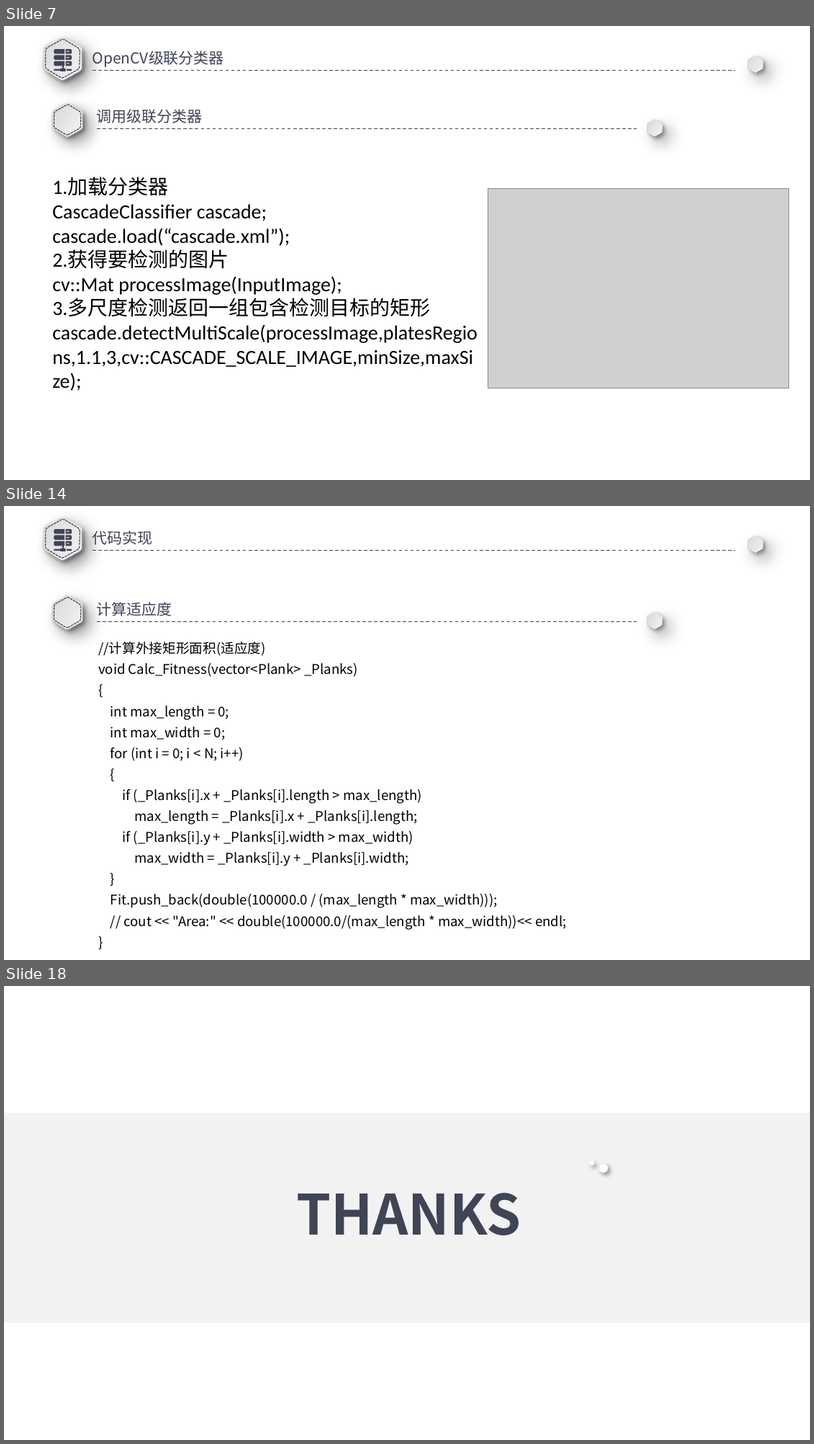
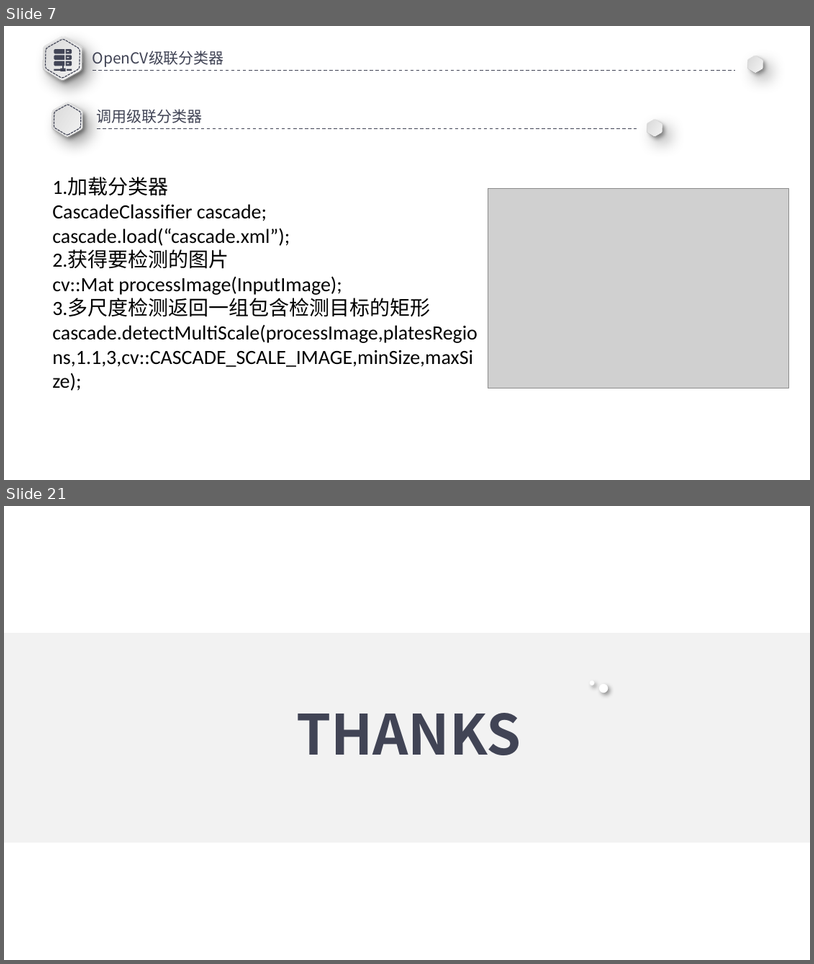
Before and after one commit to A7yanG/GA_Plank, a slide deck: 车牌.pptx. Shown one above the other, each under a label of ours: slides 7, 14 and 18 before the commit, slides 7 and 21 after it; the slides between them are not shown. The pictures are 814x1444 and 814x964 pixels, drawn with LibreOffice and Linux fonts; fonts in the diff are those of the drawing; grey boxes stand for pictures. Boxes give left, top, right and bottom in pixels: in the first picture for what was removed or moved away, otherwise in the second. Text is boxed around its words. In the diff, an @@ line names an element or a change of style, - is before the commit and + after.

```diff
--- a/车牌.pptx
+++ b/车牌.pptx
@@ slide 14 removed at bbox=[4, 506, 810, 960], background #FFFFFF @@
@@ freeform shape removed at bbox=[33, 510, 92, 568] @@
@@ freeform shape removed at bbox=[35, 512, 90, 566] @@
@@ freeform shape removed at bbox=[37, 514, 88, 564] @@
@@ freeform shape removed at bbox=[54, 529, 72, 551] @@
@@ text removed at bbox=[93, 530, 153, 545] @@
-  代码实现
@@ freeform shape removed at bbox=[745, 533, 767, 555] @@
@@ freeform shape removed at bbox=[745, 533, 766, 554] @@
@@ line removed from (93, 551) to (736, 551) @@
@@ freeform shape removed at bbox=[44, 590, 90, 636] @@
@@ freeform shape removed at bbox=[46, 592, 90, 634] @@
@@ freeform shape removed at bbox=[48, 593, 87, 631] @@
@@ text removed at bbox=[97, 602, 172, 616] @@
-  计算适应度
@@ freeform shape removed at bbox=[644, 610, 666, 632] @@
@@ freeform shape removed at bbox=[644, 610, 666, 631] @@
@@ line removed from (97, 621) to (637, 621) @@
@@ text removed at bbox=[98, 641, 567, 929] @@
-//计算外接矩形面积(适应度)
-void Calc_Fitness(vector<Plank> _Planks)
-{
-int max_length = 0;
-int max_width = 0;
-for (int i = 0; i < N; i++)
-{
-if (_Planks[i].x + _Planks[i].length > max_length)
-max_length = _Planks[i].x + _Planks[i].length;
-if (_Planks[i].y + _Planks[i].width > max_width)
-max_width = _Planks[i].y + _Planks[i].width;
-}
-Fit.push_back(double(100000.0 / (max_length * max_width)));
-// cout << "Area:" << double(100000.0/(max_length * max_width))<< endl;
-}
@@ what was slide 18 is now slide 21 @@
```
Also in this commit, not shown: 1 slide changed, 12 slides added, 8 other slides removed, 1 other file.
